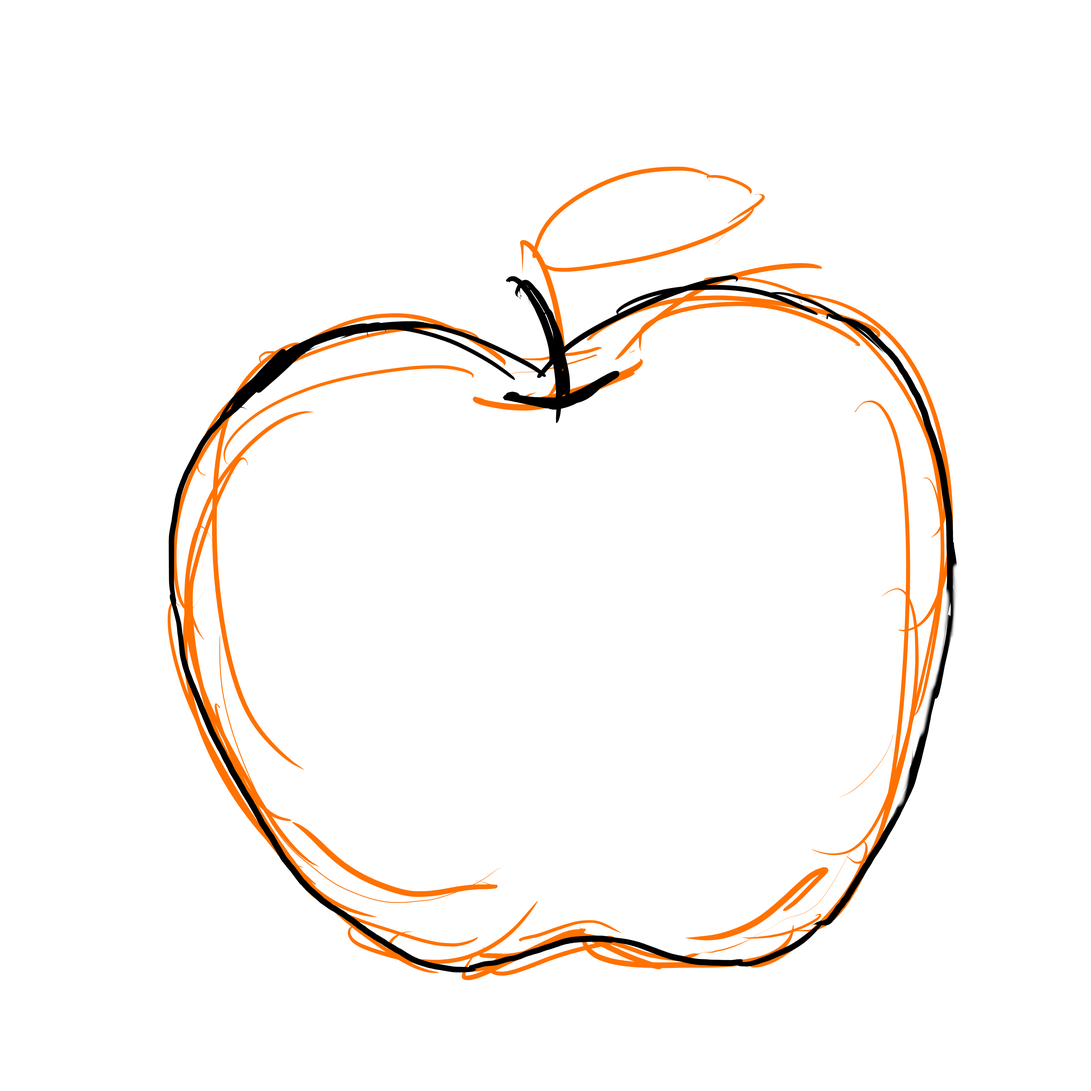
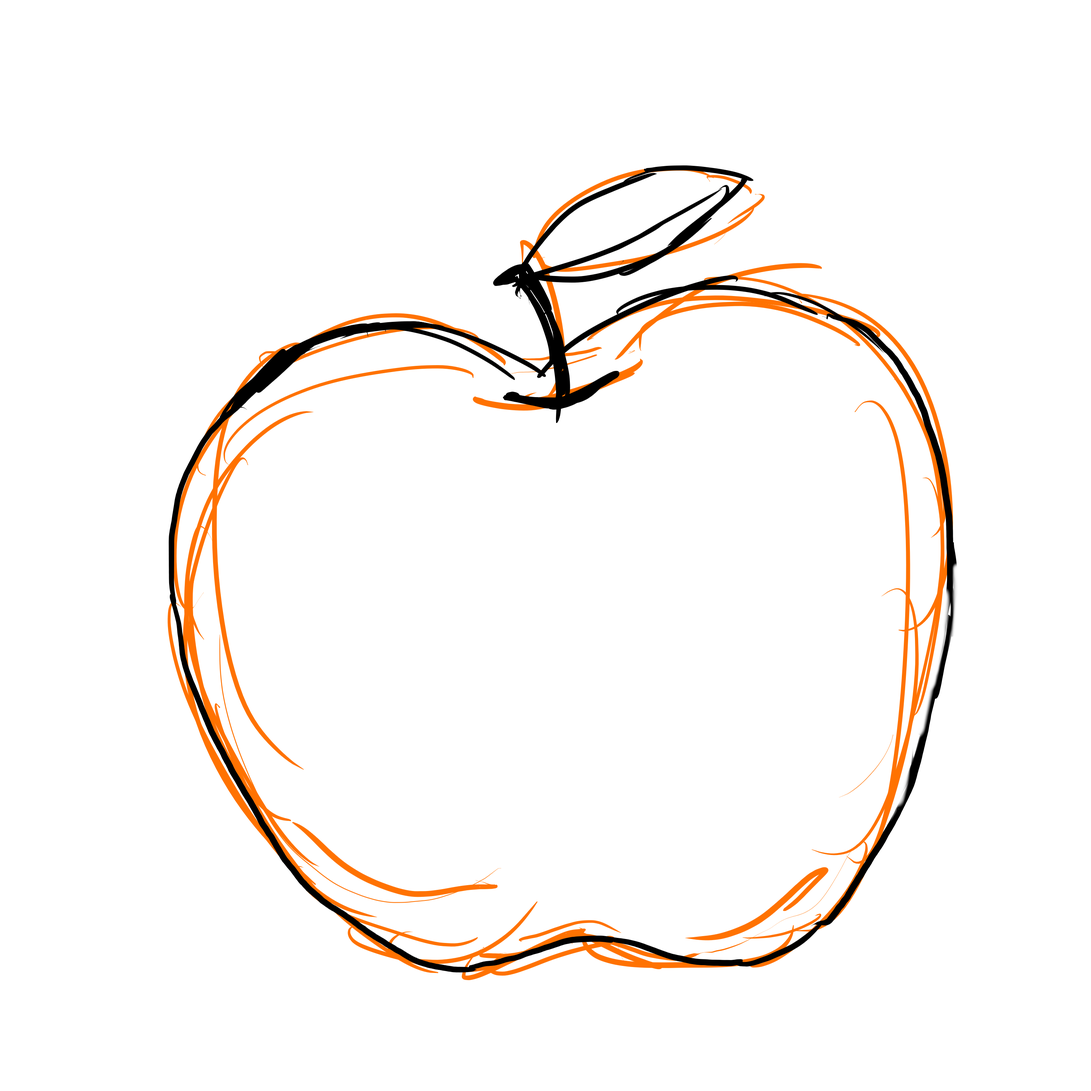
Before/after of a 1091px x 1091px layered artwork. What changed in the layer stack:
painted on "レイヤー 2" over left=493, top=165, right=754, bottom=312
